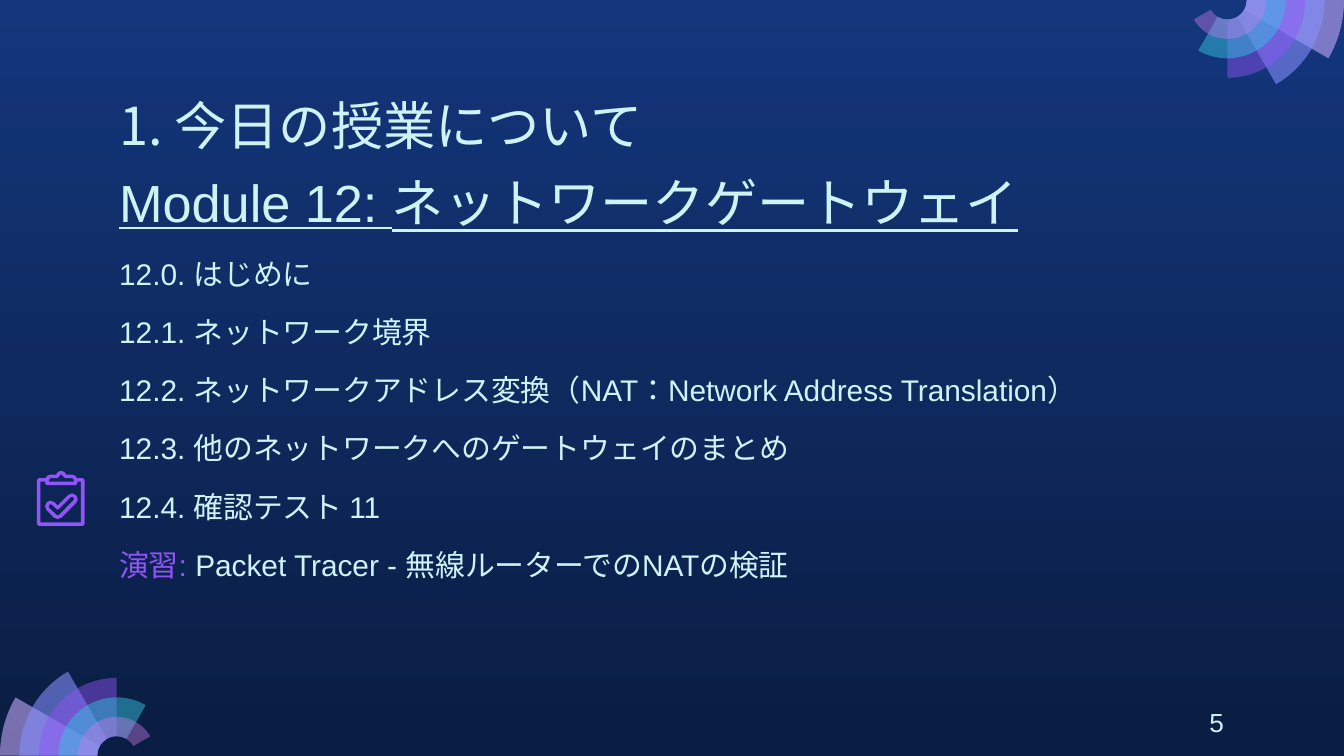
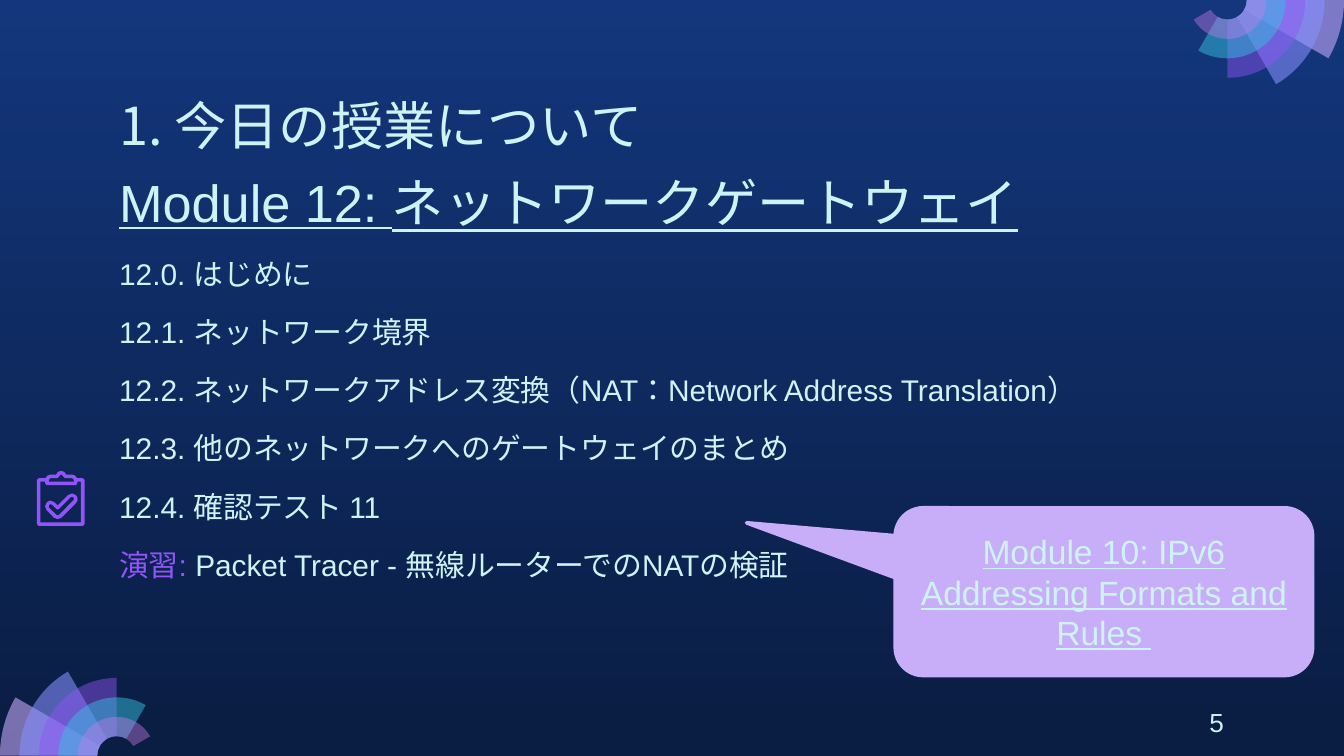
Before and after one commit to MarikoTagawa/kosen-mongolia-materials, a slide deck: slide 5 of 11_NetworkBasics_2025_2P.pptx. Drawn at 1344x756 pixels with LibreOffice and Linux fonts; fonts in the diff are those of the drawing. Boxes give left, top, right and bottom in pixels: in the first picture for what was removed or moved away, otherwise in the second. Text is boxed around its words. In the diff, an @@ line names an element or a change of style, - is before the commit and + after.

```diff
--- a/11_NetworkBasics_2025_2P.pptx
+++ b/11_NetworkBasics_2025_2P.pptx
@@ rounded speech box added at (x1=895, y1=508, x2=1312, y2=676), fill #C8AEF8, outline #C8AEF8 2 pt, 18 pt, text #CEF3F5, underline @@
+Module 10: IPv6 Addressing Formats and Rules
```
Also in this commit, not shown: 1 other slide changed, 3 other files.
